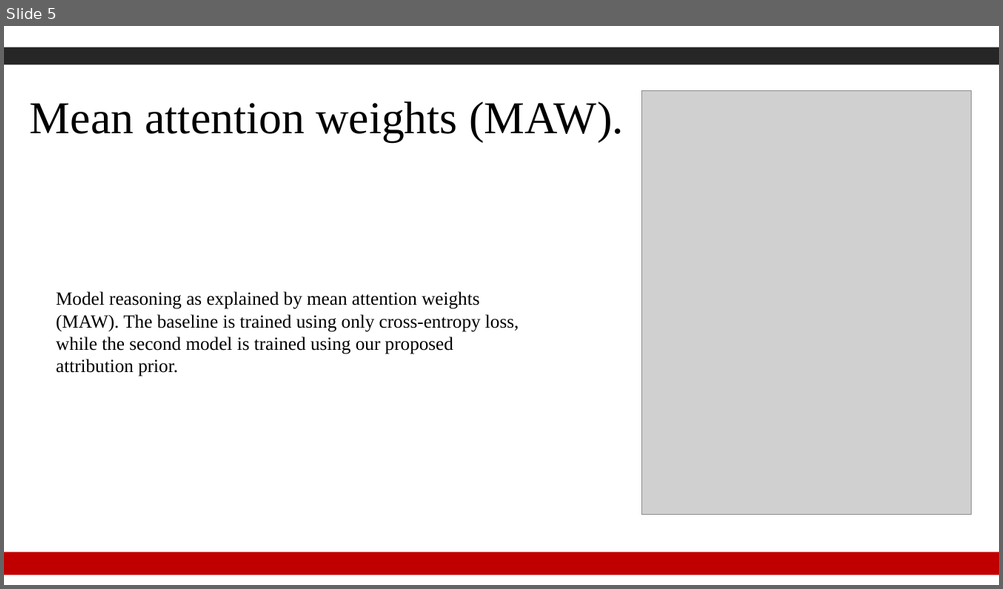
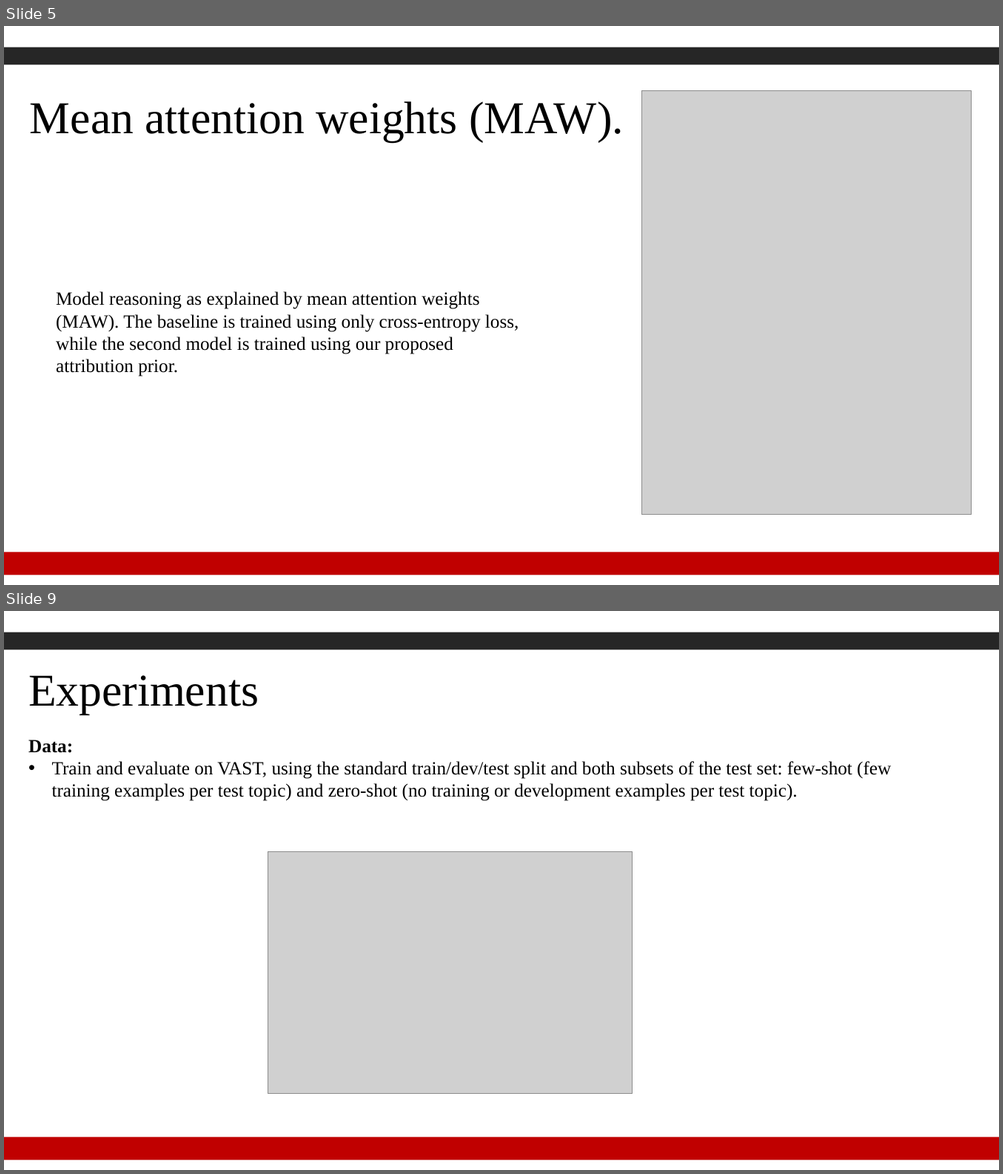
Before and after one commit to Gzk738/GZK_Code, a slide deck: journal club/2022.2.21/Human Rationales as Attribution Priors for Explainable Stance Detection【搜狗文档翻译_译文_英译中】.pdf.pptx. Shown one above the other, each under a label of ours: slide 5 before the commit, slides 5 and 9 after it; the slides between them are not shown. The pictures are 1003x589 and 1003x1174 pixels, drawn with LibreOffice and Linux fonts; fonts in the diff are those of the drawing; grey boxes stand for pictures; background and template pictures are left out. Boxes give left, top, right and bottom in pixels: in the first picture for what was removed or moved away, otherwise in the second. Text is boxed around its words. In the diff, an @@ line names an element or a change of style, - is before the commit and + after.

```diff
--- a/journal club/2022.2.21/Human Rationales as Attribution Priors for Explainable Stance Detection【搜狗文档翻译_译文_英译中】.pdf.pptx
+++ b/journal club/2022.2.21/Human Rationales as Attribution Priors for Explainable Stance Detection【搜狗文档翻译_译文_英译中】.pdf.pptx
@@ slide 9 added at <box>4,611,999,1170</box>, background #FFFFFF; not listed: 4 template elements that a slide beside it also shows @@
@@ text added at <box>28,675,259,715</box>, 44 pt, text #000000 @@
+Experiments
@@ text added at <box>28,740,891,801</box>, 18 pt, text #000000 @@
+Data:
+• Train and evaluate on VAST, using the standard train/dev/test split and both subsets of the test set: few-shot (few training examples per test topic) and zero-shot (no training or development examples per test topic).
@@ picture added at <box>268,852,632,1093</box> @@
```
Also in this commit, not shown: 4 other slides changed, 8 other slides added, 5 slides removed, 2 other files.
